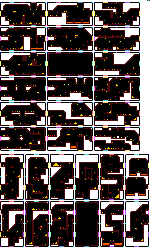
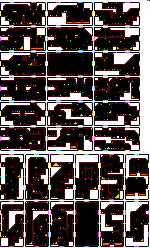
Before/after of a (150, 248) layered artwork. What changed in the layer stack:
painted on "evil_temple.png" over [16, 11, 139, 241]
